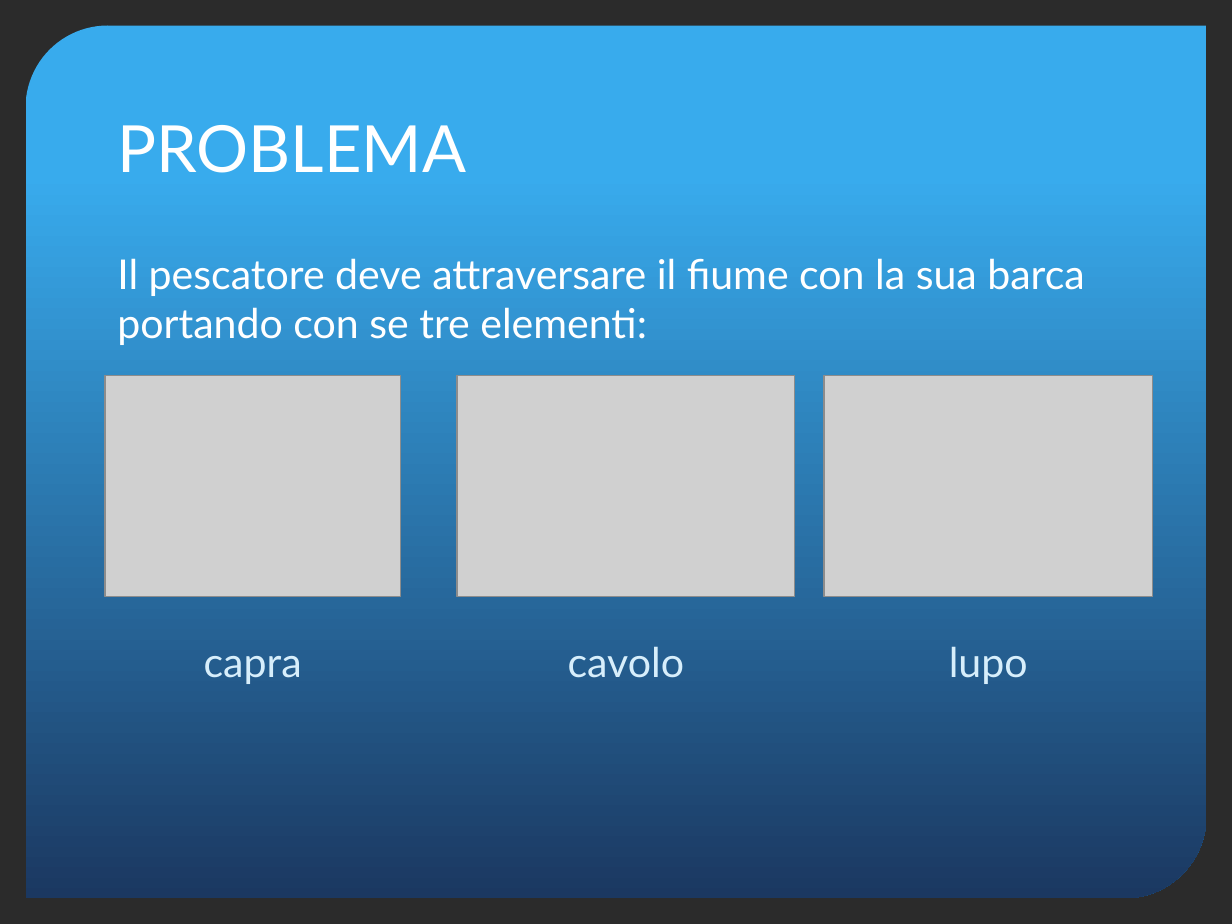
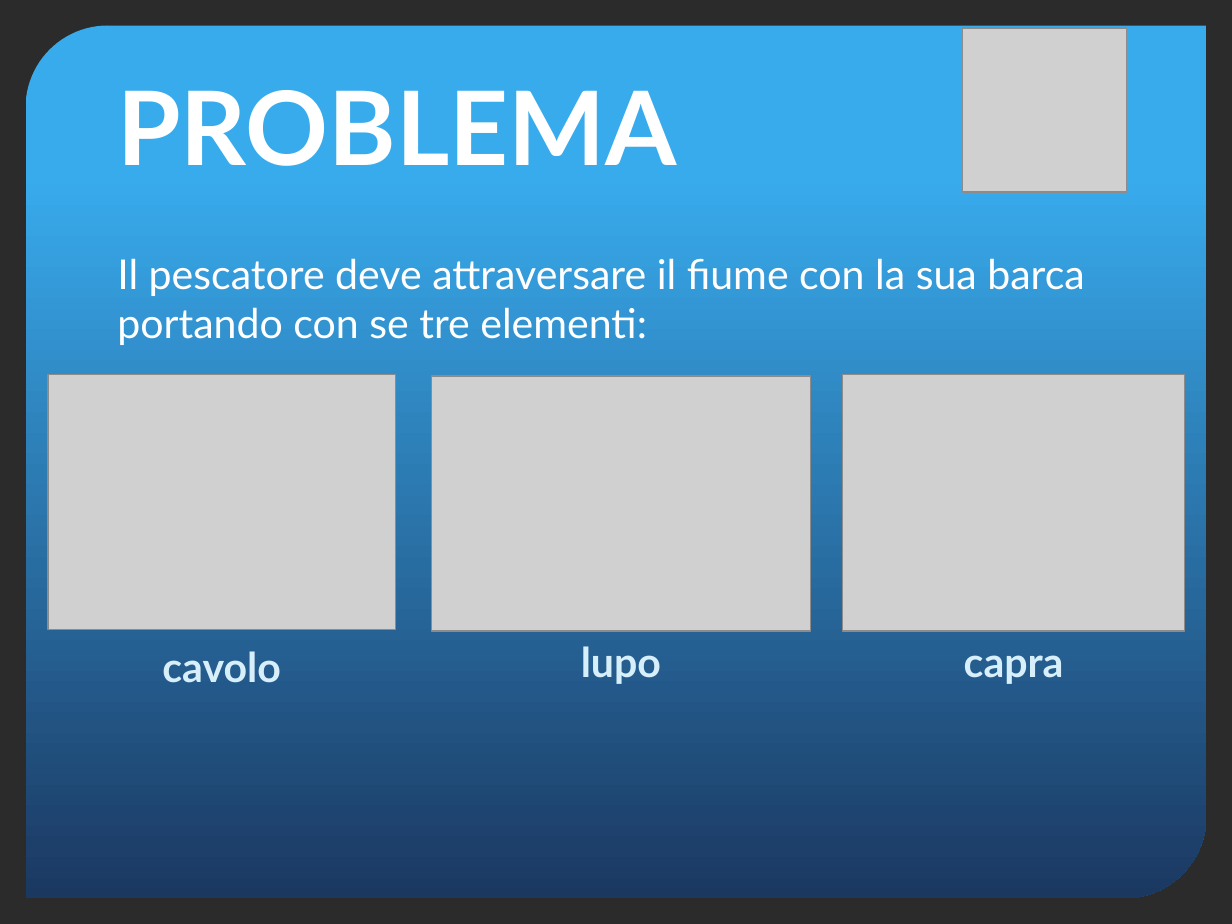
Before and after one commit to yan0z/ISW, a slide deck: slide 4 of Quesito4-presentazione.pptx. Drawn at 1232x924 pixels with LibreOffice and Linux fonts; fonts in the diff are those of the drawing; grey boxes stand for pictures; background and template pictures are left out; a plain dark background stands for a picture behind light text. Boxes give left, top, right and bottom in pixels: in the first picture for what was removed or moved away, otherwise in the second. Text is boxed around its words. In the diff, an @@ line names an element or a change of style, - is before the commit and + after.

```diff
--- a/Quesito4-presentazione.pptx
+++ b/Quesito4-presentazione.pptx
@@ picture added at bbox=[962, 28, 1126, 192] @@
@@ title "PROBLEMA" at bbox=[117, 90, 677, 166]: size 38 to 60 pt, bold on @@
@@ picture: place and size @@
-picture at bbox=[457, 376, 795, 596]
+picture at bbox=[48, 375, 395, 630]
@@ picture: place and size @@
-picture at bbox=[824, 376, 1153, 596]
+picture at bbox=[431, 376, 809, 631]
@@ picture: place and size @@
-picture at bbox=[105, 376, 400, 596]
+picture at bbox=[843, 375, 1185, 631]
@@ text "cavolo": place and size @@
-text "cavolo" at bbox=[568, 646, 685, 678]
+text "cavolo" at bbox=[162, 651, 281, 683]
@@ bold on in 3 elements at bbox=[964, 655, 1064, 684], bbox=[162, 651, 281, 683], bbox=[581, 646, 661, 684] @@
@@ text "lupo": place and size @@
-text "lupo" at bbox=[949, 646, 1028, 684]
+text "lupo" at bbox=[581, 646, 661, 684]
@@ text "capra": place and size @@
-text "capra" at bbox=[204, 656, 302, 684]
+text "capra" at bbox=[964, 655, 1064, 684]
```
Also in this commit, not shown: 4 other slides changed, 1 other file.
